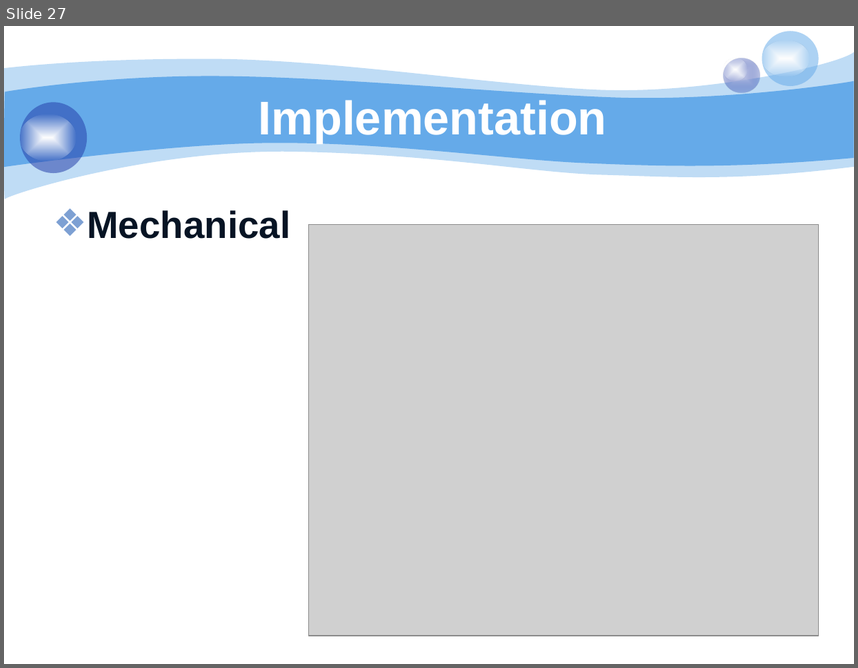
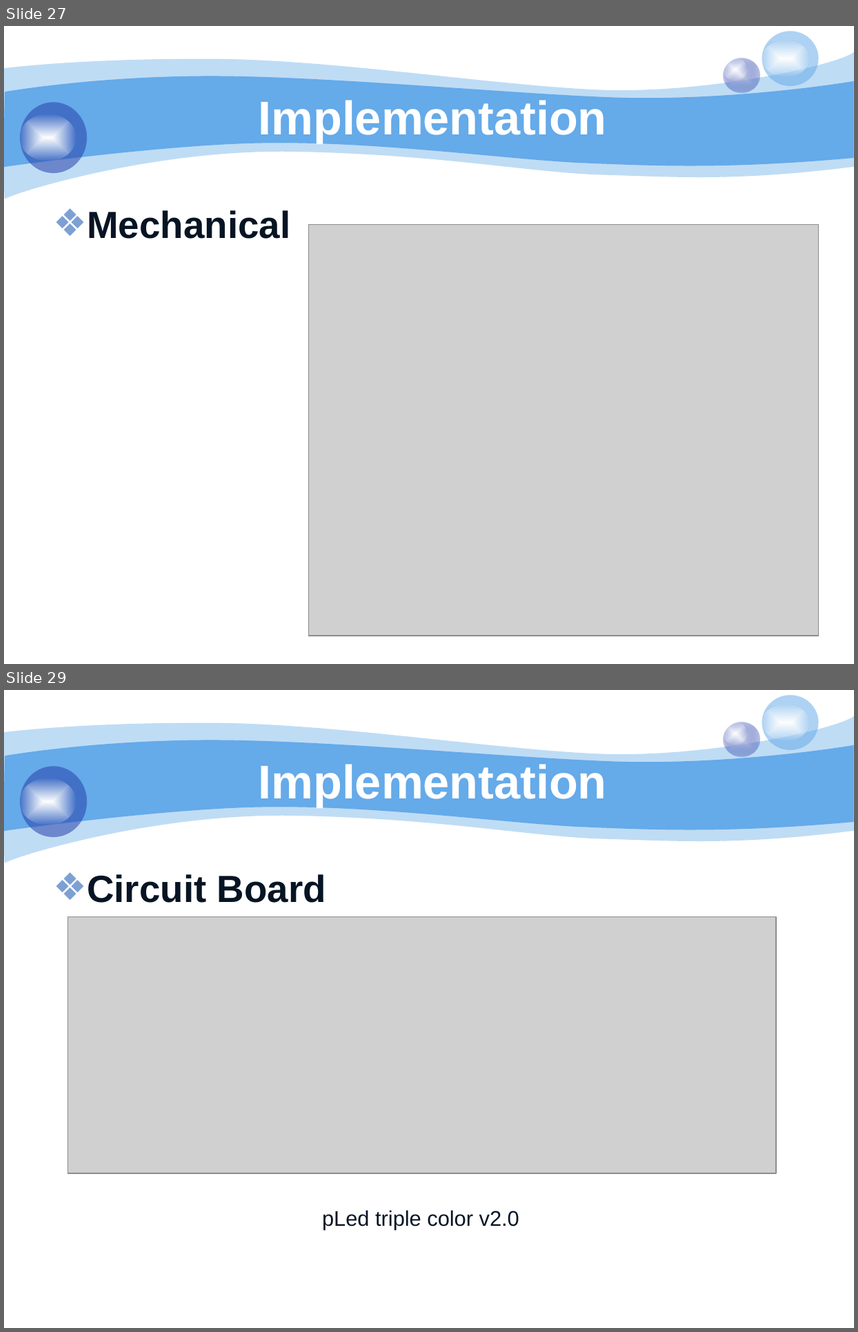
Before and after one commit to bachdx60343/pled, a slide deck: 06. Temp/pLED 2014.pptx. Shown one above the other, each under a label of ours: slide 27 before the commit, slides 27 and 29 after it; the slides between them are not shown. The pictures are 858x668 and 858x1332 pixels, drawn with LibreOffice and Linux fonts; fonts in the diff are those of the drawing; grey boxes stand for pictures; background and template pictures are left out. Boxes give left, top, right and bottom in pixels: in the first picture for what was removed or moved away, otherwise in the second. Text is boxed around its words. In the diff, an @@ line names an element or a change of style, - is before the commit and + after.

```diff
--- a/06. Temp/pLED 2014.pptx
+++ b/06. Temp/pLED 2014.pptx
@@ slide 29 added at [4, 690, 854, 1328], background #FFFFFF; not listed: 8 template elements that a slide beside it also shows @@
@@ title added at [258, 764, 606, 807], 40 pt, text #FFFFFF, bold @@
+Implementation
@@ text added at [87, 874, 326, 903], 32 pt, text #071424, bold @@
+❖ Circuit Board
@@ picture added at [67, 917, 776, 1174] @@
@@ text added at [322, 1210, 519, 1229], 18 pt, text #071424 @@
+pLed triple color v2.0
```
Also in this commit, not shown: 4 slides changed, 6 other slides added, 6 slides removed.
